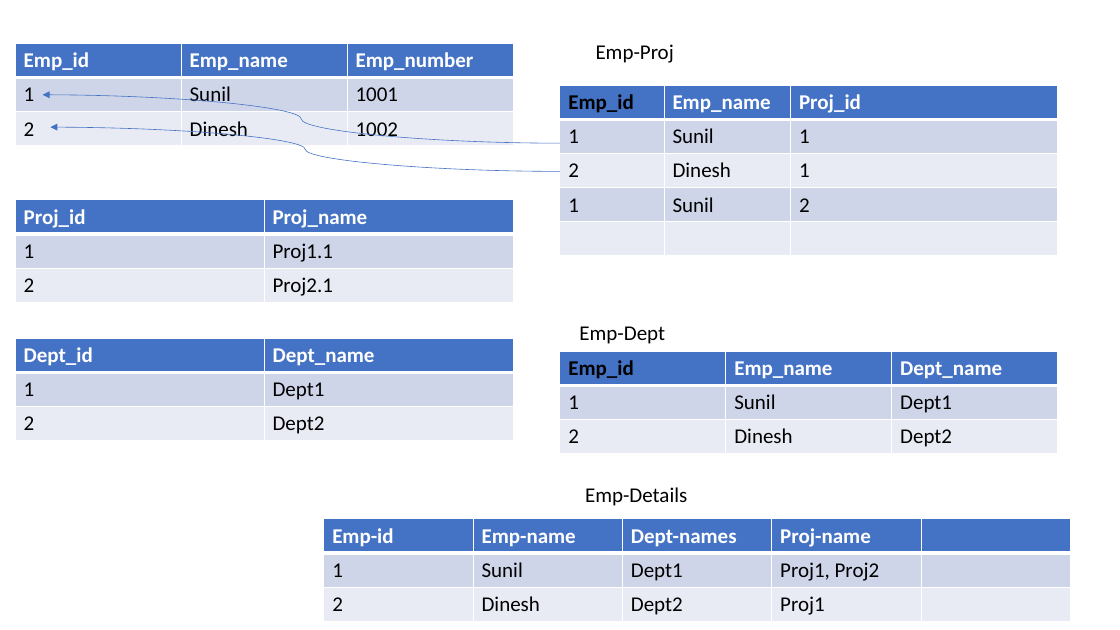
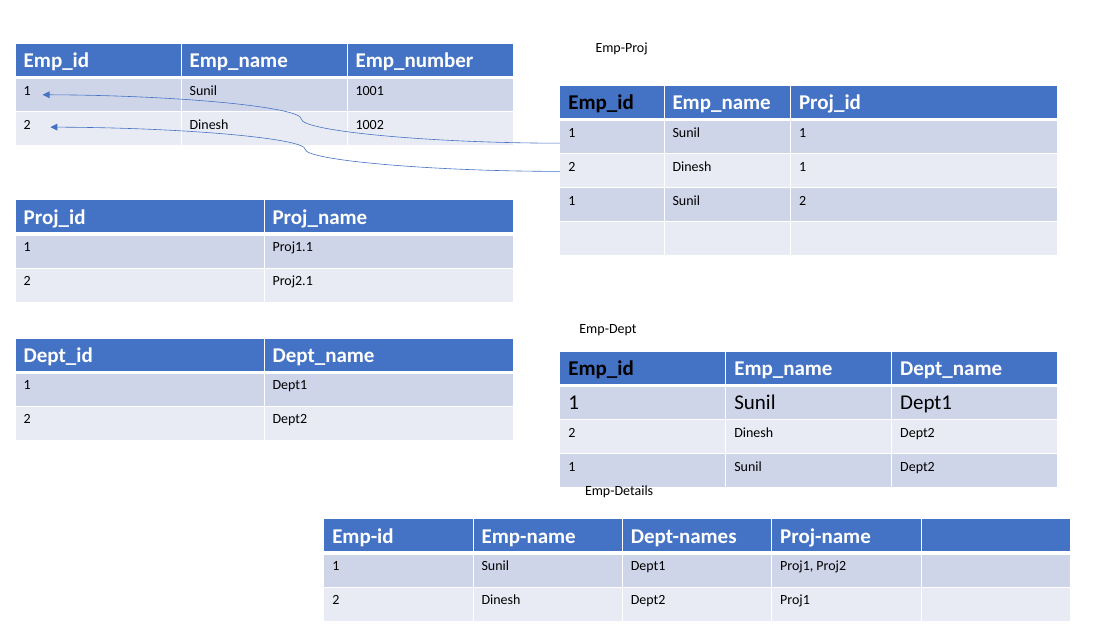
Before and after one commit to sunmiri/pyspark, a slide deck: slide 1 of docs/DB.pptx. Drawn at 1120x630 pixels with LibreOffice and Linux fonts; fonts in the diff are those of the drawing. Boxes give left, top, right and bottom in pixels: in the first picture for what was removed or moved away, otherwise in the second. Text is boxed around its words. In the diff, an @@ line names an element or a change of style, - is before the commit and + after.

```diff
--- a/docs/DB.pptx
+++ b/docs/DB.pptx
@@ table at <box>15,44,514,146</box> @@
@@ size 18 to 12 pt in "1", "Sunil", "1001", "2" and 2 more places @@
@@ table at <box>560,86,1059,256</box> @@
@@ size 18 to 12 pt in "1", "Sunil", "1", "2" and 5 more places @@
@@ table at <box>15,200,513,302</box> @@
@@ size 18 to 12 pt in "1", "Proj1.1", "2", "Proj2.1" @@
@@ table at <box>15,339,513,441</box> @@
@@ size 18 to 12 pt in "1", "Dept1", "2", "Dept2" @@
@@ table at <box>560,351,1060,487</box> @@
+row 4: 1 | Sunil | Dept2
@@ size 18 to 12 pt in 3 elements at <box>596,42,648,55</box>, <box>579,324,636,336</box>, <box>585,485,653,499</box> @@
@@ table at <box>324,519,1072,622</box> @@
@@ size 18 to 12 pt in "1", "Sunil", "Dept1", "Proj1, Proj2" and 4 more places @@
```
Also in this commit, not shown: 1 slide added, 3 other files.
